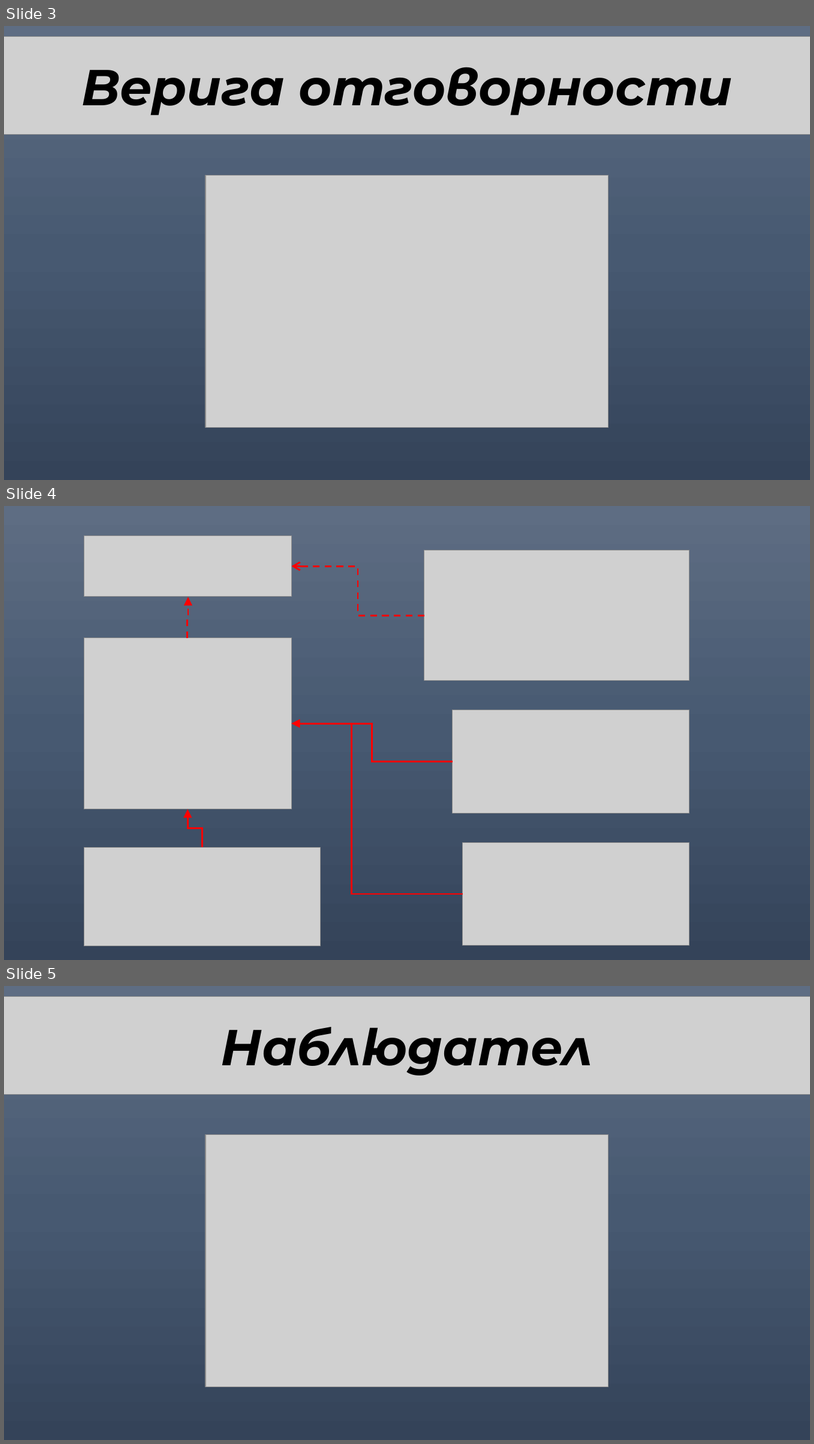
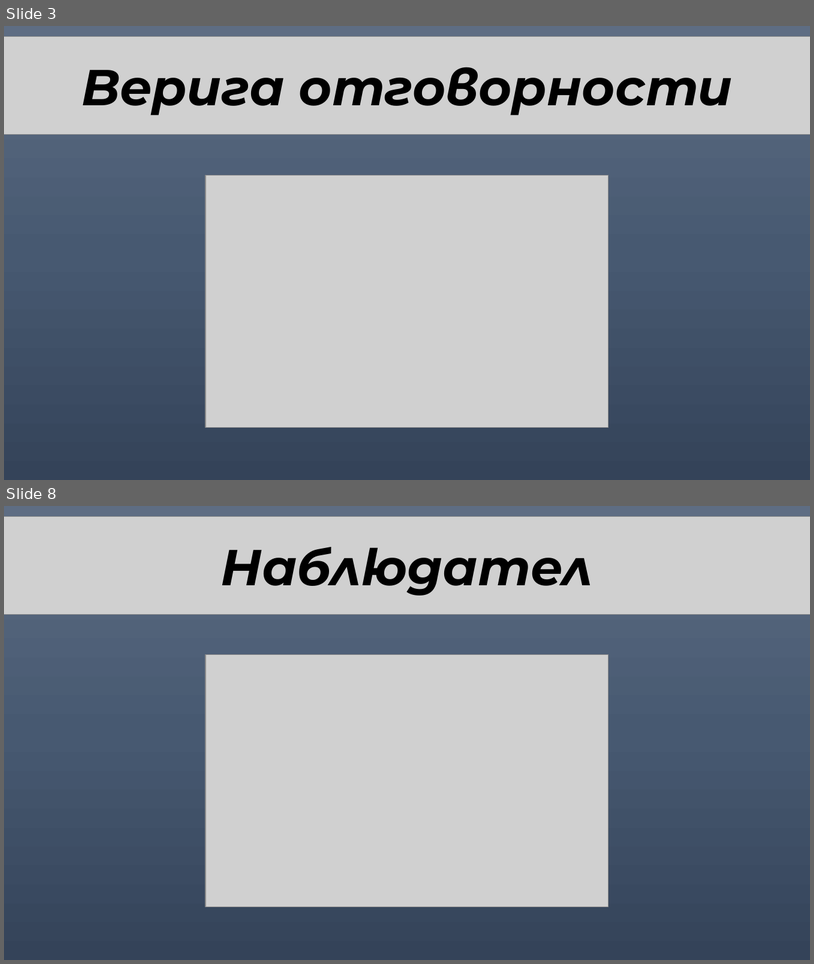
Before and after one commit to PavelSarlov/FMI-WEB, a slide deck: abstract/presentation/62393.pptx. Shown one above the other, each under a label of ours: slides 3, 4 and 5 before the commit, slides 3 and 8 after it; the slides between them are not shown. The pictures are 814x1444 and 814x964 pixels, drawn with LibreOffice and Linux fonts; fonts in the diff are those of the drawing; grey boxes stand for pictures. Boxes give left, top, right and bottom in pixels: in the first picture for what was removed or moved away, otherwise in the second. Text is boxed around its words. In the diff, an @@ line names an element or a change of style, - is before the commit and + after.

```diff
--- a/abstract/presentation/62393.pptx
+++ b/abstract/presentation/62393.pptx
@@ slide 4 removed at [4,506,810,960], background gradient #5E6D85 to #495A73 to #35445A @@
@@ picture removed at [84,535,292,596] @@
@@ picture removed at [425,550,689,681] @@
@@ elbow arrow removed from (425, 615) to (292, 566) @@
@@ elbow arrow removed from (188, 638) to (188, 597) @@
@@ picture removed at [84,638,292,809] @@
@@ picture removed at [453,710,689,813] @@
@@ elbow arrow removed from (453, 761) to (292, 723) @@
@@ elbow arrow removed from (463, 894) to (292, 723) @@
@@ elbow arrow removed from (203, 847) to (188, 809) @@
@@ picture removed at [84,847,320,946] @@
@@ picture removed at [463,843,690,945] @@
@@ what was slide 5 is now slide 8 @@
```
Also in this commit, not shown: 1 slide changed, 8 slides added, 14 other slides removed, 29 other files.
